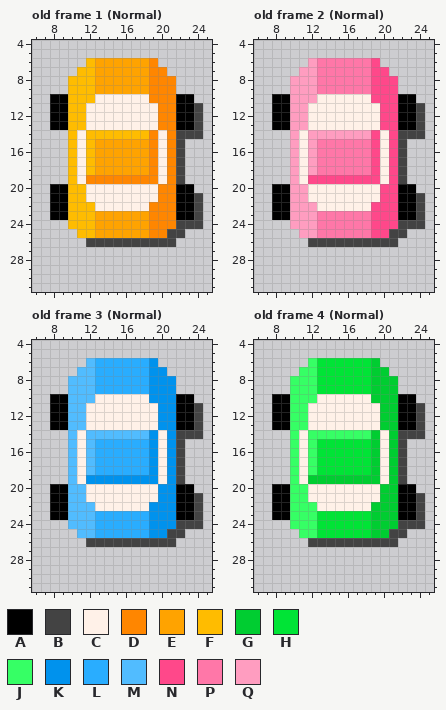
A pixel-art file gets an edit: Aseprite/bump_car.aseprite. Above: the version before the commit.
32x32 pixels, 8 frames. Shown: old frame 1 (Normal): x 6..25, y 4..31; old frame 2 (Normal): x 6..25, y 4..31; old frame 3 (Normal): x 6..25, y 4..31; old frame 4 (Normal): x 6..25, y 4..31. The commit also changed other frames, which this record leaves out.
Palette (. is transparent): A #000000  B #434343  C #fff1e8  D #ff8600  E #ffa300  F #ffbc00  G #00cd31  H #00e436  J #36ff65  K #0092ed  L #29adff  M #51bcff  N #ff488a  P #ff77a8  Q #ff9dc0
And afterwards:
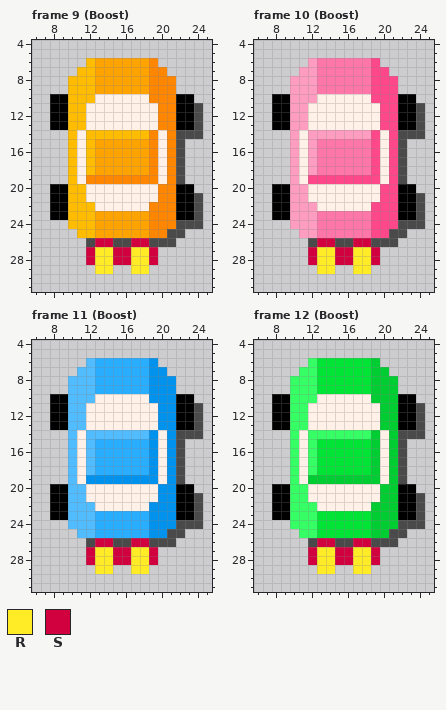
Colours new in this view: R #ffec27  S #d1003f
A new or re-ordered frame is compared with the old frame closest to it.
Changes in this commit:
frames 8 -> 16
layer "Layer 1" added
colour B: #434343 -> #4a4a4a
Frame 9 (Boost) is new; against old frame 1 (Normal), layer "Layer 1":
y 26: x 13..14 BB -> SS; x 17..18 BB -> SS
y 27..28: x 12..19 ........ -> SRRSSRRS
y 29: x 13..14 .. -> RR; x 17..18 .. -> RR
Frame 10 (Boost) is new; against old frame 2 (Normal), layer "Layer 1": the same change as frame 9 (Boost)
Frame 11 (Boost) is new; against old frame 3 (Normal), layer "Layer 1": the same change as frame 9 (Boost)
Frame 12 (Boost) is new; against old frame 4 (Normal), layer "Layer 1": the same change as frame 9 (Boost)
